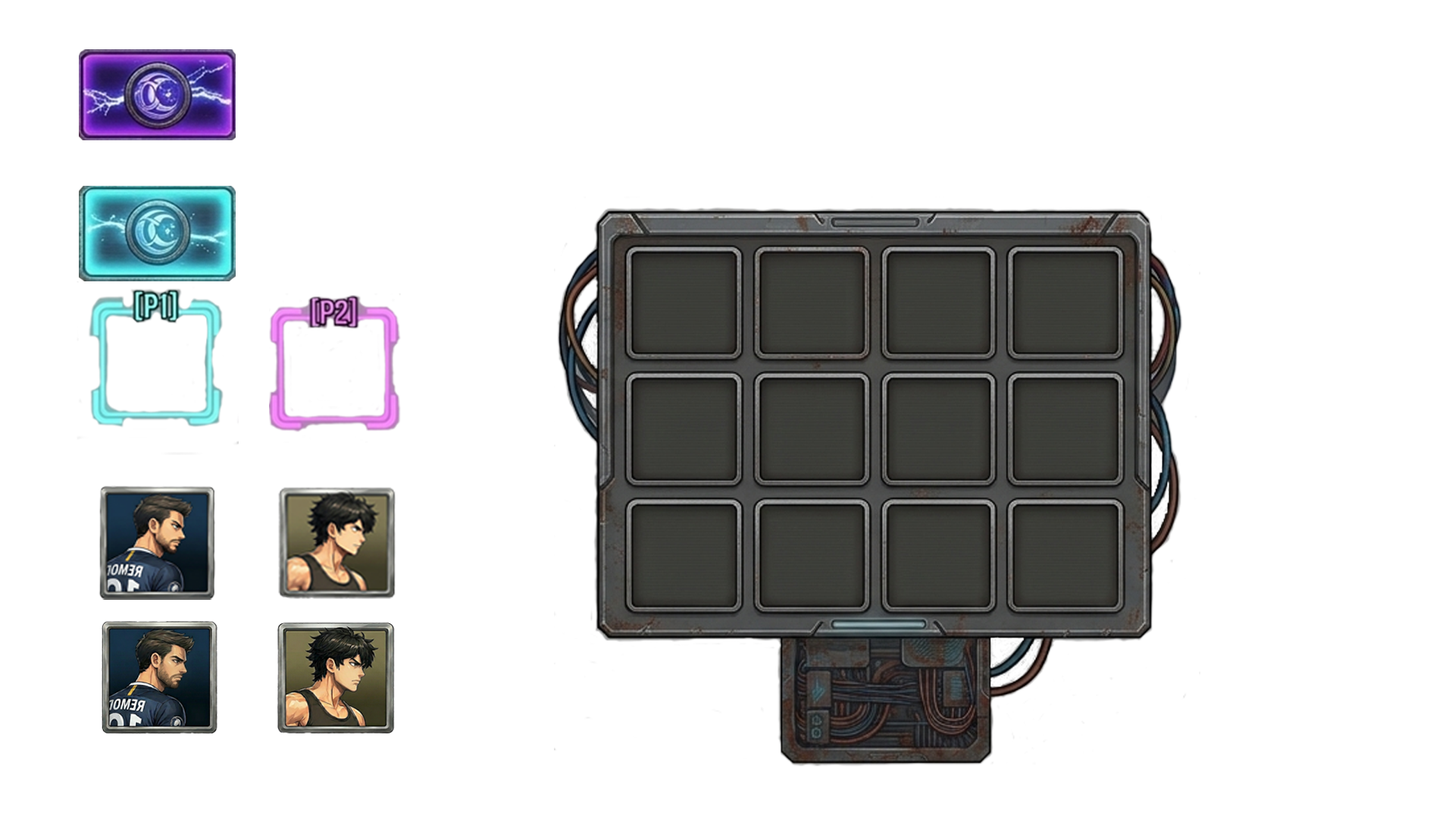
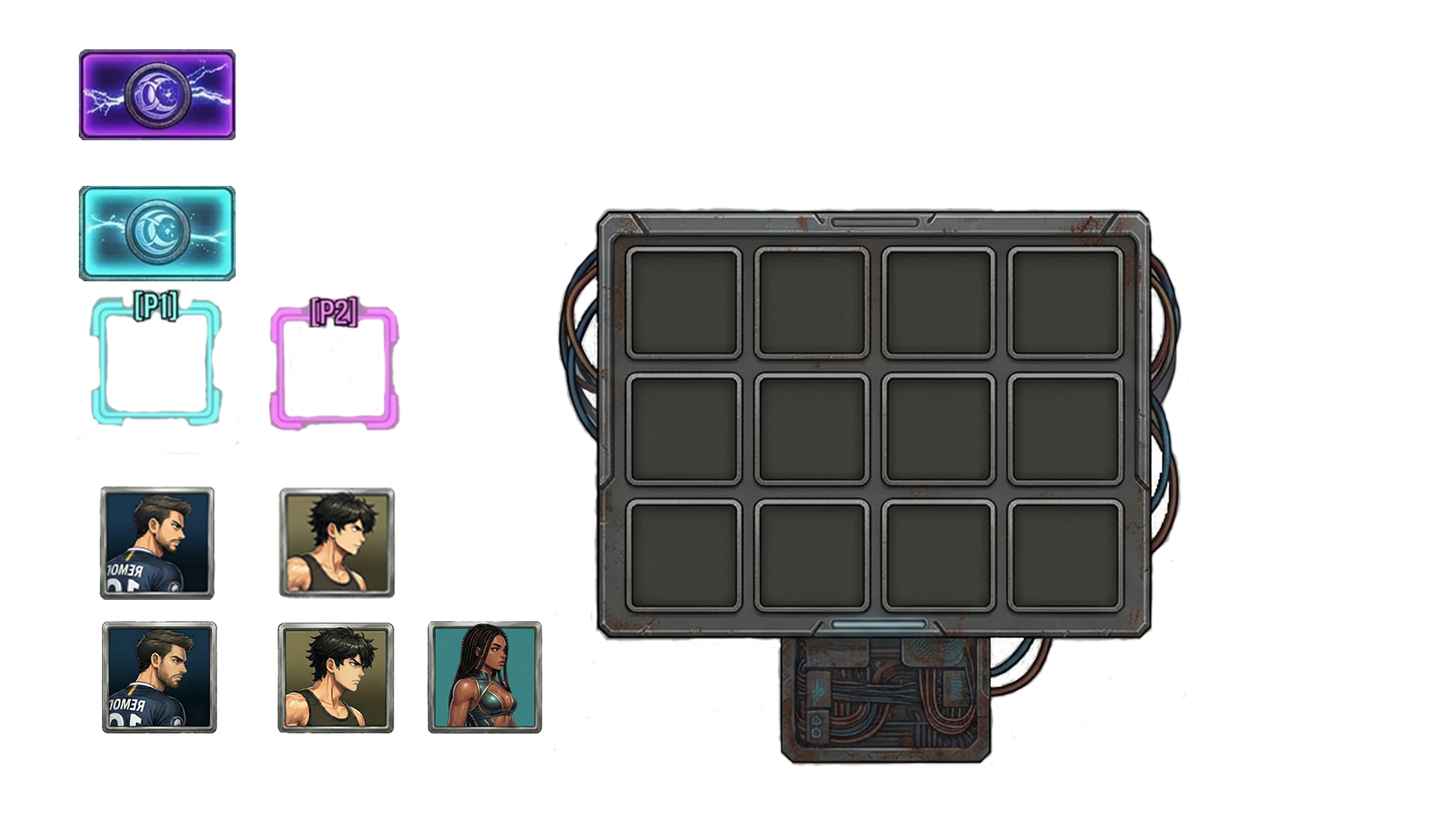
Layers edited between the first and the second 1455×819 image:
added layer "Camada 10" above "Camada 5" over [426, 620, 543, 734]
